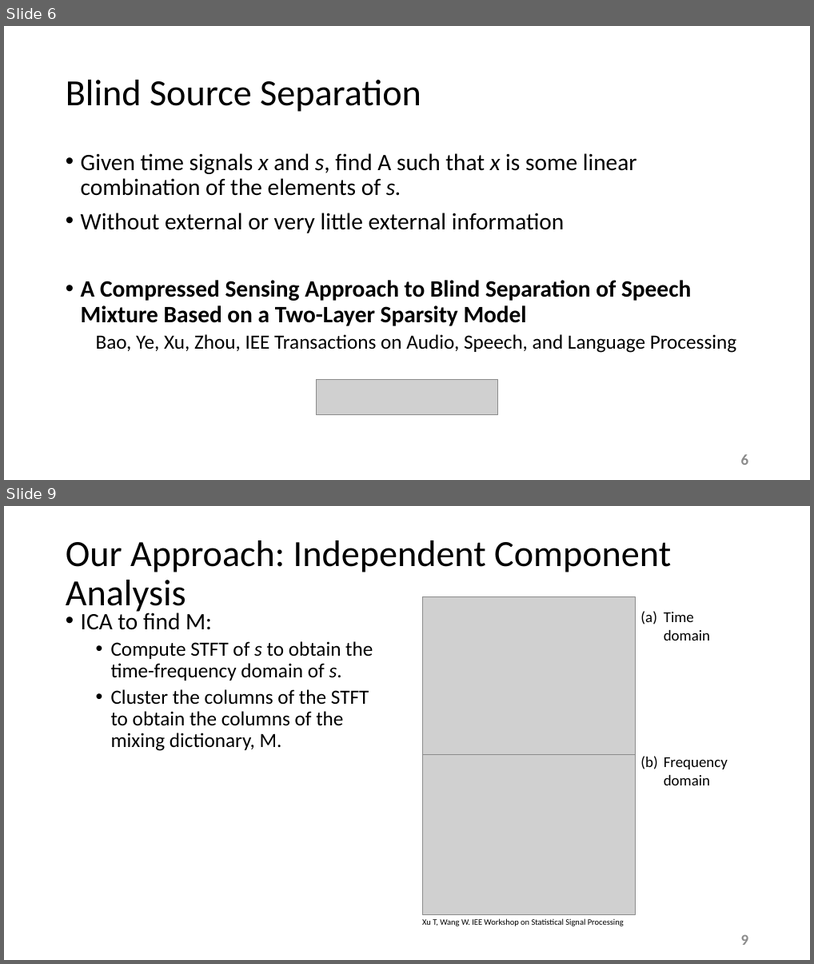
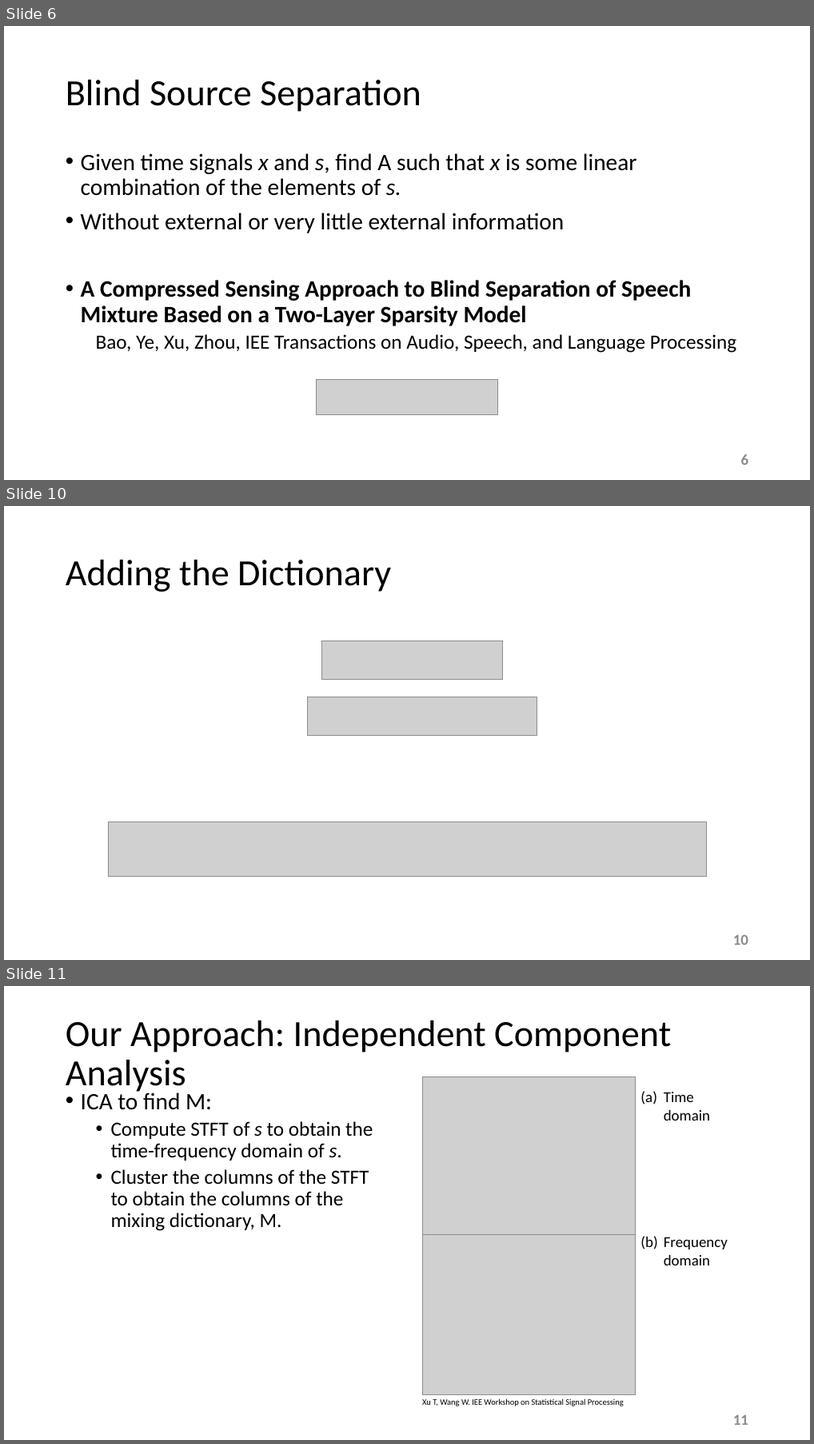
Before and after one commit to esaracin/compressive-sensing-cocktail-party-problem, a slide deck: slide/slides.pptx. Shown one above the other, each under a label of ours: slides 6 and 9 before the commit, slides 6, 10 and 11 after it; the slides between them are not shown. The pictures are 814x964 and 814x1444 pixels, drawn with LibreOffice and Linux fonts; fonts in the diff are those of the drawing; grey boxes stand for pictures; background and template pictures are left out. Boxes give left, top, right and bottom in pixels: in the first picture for what was removed or moved away, otherwise in the second. Text is boxed around its words. In the diff, an @@ line names an element or a change of style, - is before the commit and + after.

```diff
--- a/slide/slides.pptx
+++ b/slide/slides.pptx
@@ slide 10 added at [4, 506, 810, 960], background #FFFFFF @@
@@ title added at [66, 560, 391, 592], 44 pt, text #000000 @@
+Adding the Dictionary
@@ picture added at [322, 641, 502, 680] @@
@@ picture added at [307, 696, 537, 736] @@
@@ picture added at [108, 822, 706, 876] @@
@@ page number added at [734, 935, 749, 944], 18 pt, text #8C8C8C, bold @@
+10
@@ what was slide 9 is now slide 11 @@
@@ page number at [734, 1415, 749, 1424]: text changed @@
-9
+11
```
Also in this commit, not shown: 1 slide changed, 2 other slides added, 1 slide removed.
